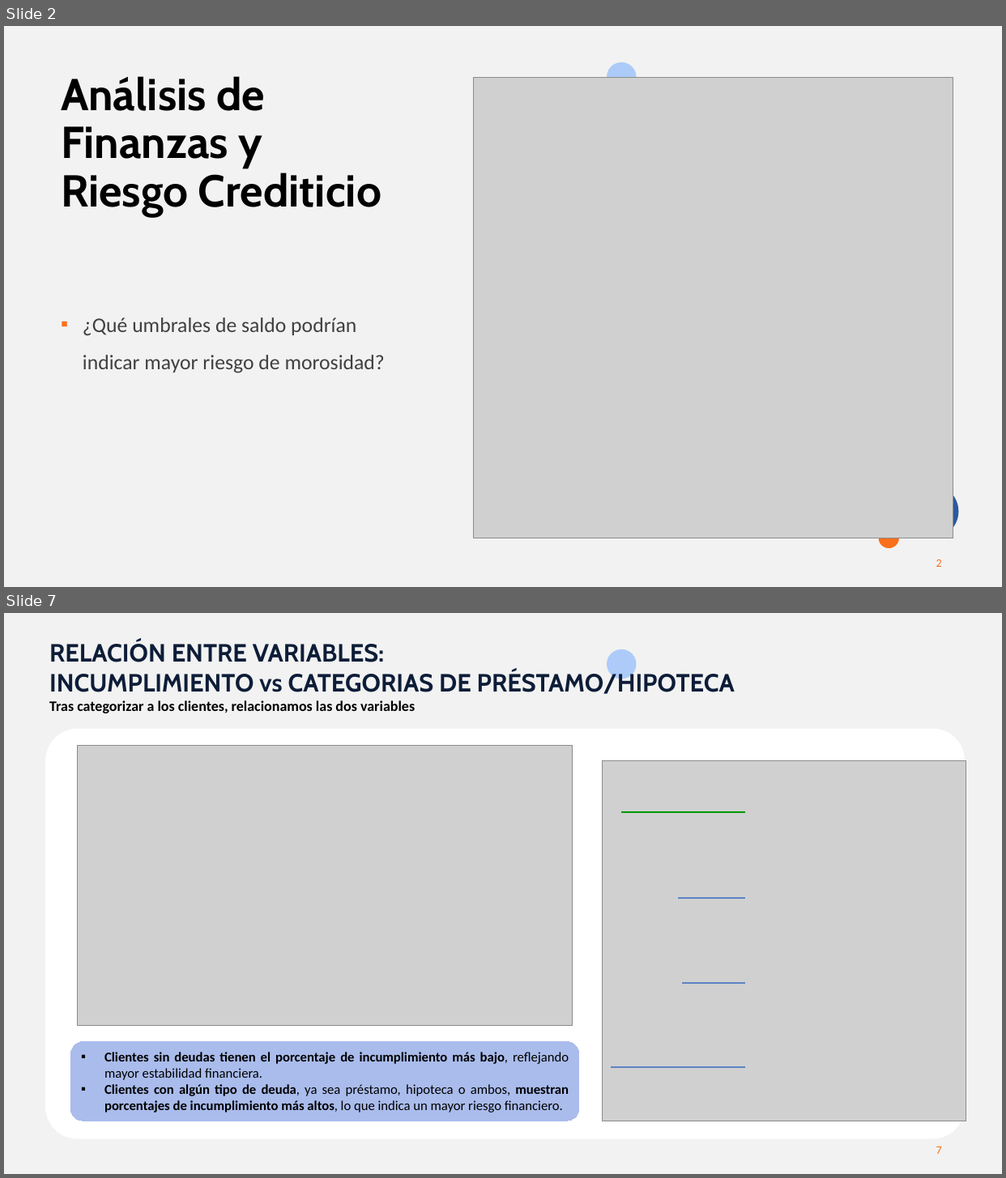
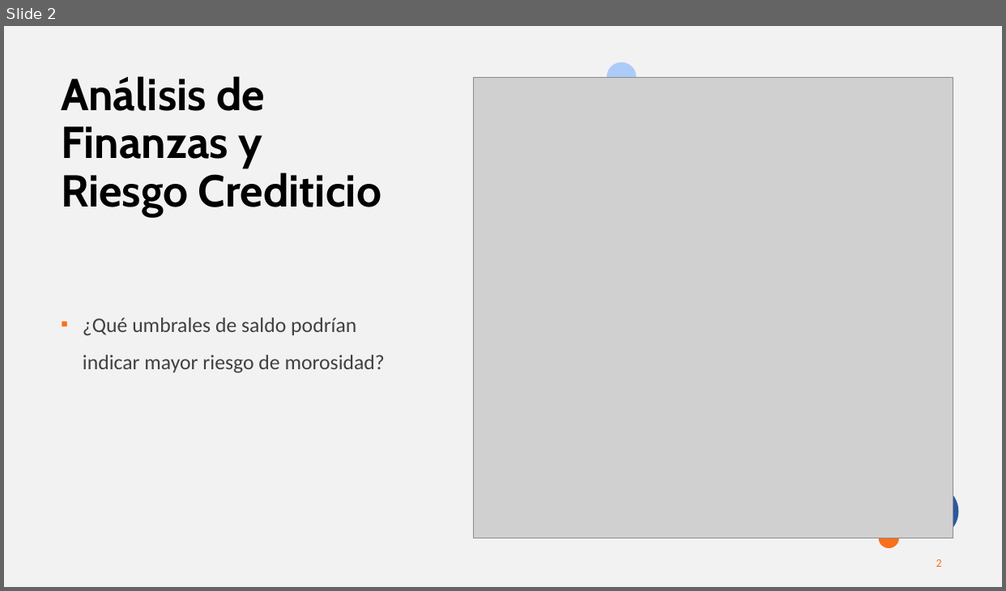
Before and after one commit to MarinaTorba/PersonalDataProrjects, a slide deck: Equip_B/results/S3_Presentacion_Finanzas.pptx. Shown one above the other, each under a label of ours: slides 2 and 7 before the commit, slide 2 after it; the slides between them are not shown. The pictures are 1006x1178 and 1006x591 pixels, drawn with LibreOffice and Linux fonts; fonts in the diff are those of the drawing; grey boxes stand for pictures. Boxes give left, top, right and bottom in pixels: in the first picture for what was removed or moved away, otherwise in the second. Text is boxed around its words. In the diff, an @@ line names an element or a change of style, - is before the commit and + after.

```diff
--- a/Equip_B/results/S3_Presentacion_Finanzas.pptx
+++ b/Equip_B/results/S3_Presentacion_Finanzas.pptx
@@ slide 7 removed at (x1=4, y1=613, x2=1002, y2=1174), background #F2F2F2; not listed: 2 template elements that a slide beside it also shows @@
@@ text removed at (x1=49, y1=641, x2=735, y2=713) @@
-RELACIÓN ENTRE VARIABLES:
-INCUMPLIMIENTO vs CATEGORIAS DE PRÉSTAMO/HIPOTECA
-Tras categorizar a los clientes, relacionamos las dos variables
@@ rounded rectangle removed at (x1=45, y1=728, x2=965, y2=1139) @@
@@ picture removed at (x1=78, y1=746, x2=572, y2=1026) @@
@@ picture removed at (x1=602, y1=761, x2=966, y2=1122) @@
@@ line removed from (621, 812) to (746, 812) @@
@@ line removed from (679, 898) to (746, 898) @@
@@ line removed from (682, 983) to (746, 983) @@
@@ rounded rectangle removed at (x1=70, y1=1041, x2=580, y2=1122) @@
-▪ Clientes sin deudas tienen el porcentaje de incumplimiento más bajo, reflejando mayor estabilidad financiera.
-▪ Clientes con algún tipo de deuda, ya sea préstamo, hipoteca o ambos, muestran porcentajes de incumplimiento más altos, lo que indica un mayor riesgo financiero.
@@ line removed from (612, 1067) to (746, 1067) @@
@@ rectangle removed at (x1=4, y1=1137, x2=214, y2=1174) @@
```
Also in this commit, not shown: 3 slides changed, 3 slides added, 3 other slides removed, 1 other file.
